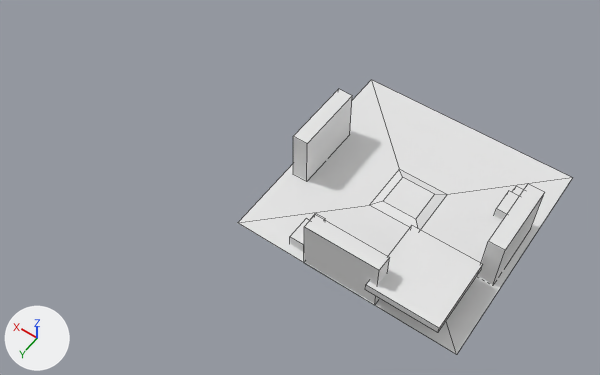
A saved change to the OBJ model assets/model/map.obj.
Camera for both pictures: a 50 mm lens placed at (-24.3, 56.1, 78.8), pointed at (11.5, 6.1, 0.1). Every picture has the same lights, and +X, +Y and +Z are marked at lower left. Mesh edges are drawn as thin lines. Where no turn or scale is listed for an object, it has been applied to the vertices.

Script lines for the objects in view, before the commit:
```python
me_cube_001 = bpy.data.meshes.new('Cube.001')
me_cube_001.from_pydata(...)  # a box spanning x -12.07..-3.28, y 5.54..14.93, z 2.83..3.8
me_cube_004 = bpy.data.meshes.new('Cube.004')
me_cube_004.from_pydata(...)  # a box spanning x 11.47..13.47, y -4.7..4.7, z -0.18..6.82
me_plane = bpy.data.meshes.new('Plane')
me_plane.from_pydata(...)  # 12 vertices, 9 faces; spans x -14.4..14.4, y -14.4..14.4, z 0.0..0.4
# before: 1 (14.4, -14.4, 0.0) at pixel (371, 79), 3 (14.4, 14.4, 0.0) at pixel (237, 222)
ob_cube_001 = bpy.data.objects.new('Cube.001', me_cube_001)
ob_cube_001.location = (0.0, 0.0, 0.0)
ob_cube_004 = bpy.data.objects.new('Cube.004', me_cube_004)
ob_cube_004.location = (0.0, 0.0, 0.0)
ob_plane = bpy.data.objects.new('Plane', me_plane)
ob_plane.location = (0.0, 0.0, 0.0)
# also in view: 'Cube.005' at (0.4, 13.3, 3.3); 'Cube' at (-12.6, 0.0, 3.3)
```
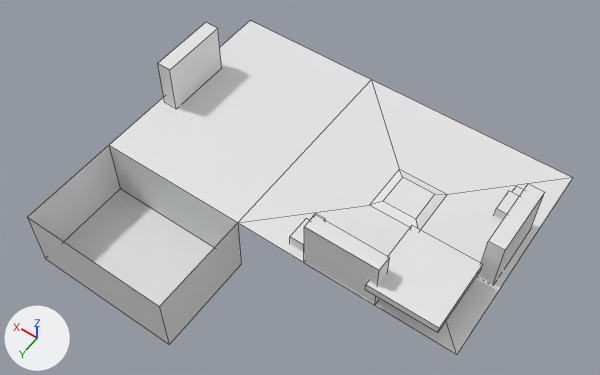
Changed parts and their boxes (x1, y1, x2, y2) in the pictures (600 x 375 px):
'Plane', reshaped (63% wider, 21% taller): before (238, 80, 572, 354); after (27, 21, 572, 354)
'Cube.004', mesh moved: before (293, 89, 352, 181); after (158, 23, 222, 108)
part 2 of me_plane, added: after (27, 21, 371, 344)

The change, as a diff of the scene's bpy script:
```diff
--- a/assets/model/map.obj.py
+++ b/assets/model/map.obj.py
@@ me_cube_004 @@
 me_cube_004.from_pydata(...)  # 8 vertices, 6 faces; spans x 11.47..13.47, y -4.7..4.7, z -0.18..6.82
 # used by ob_cube_004; location = (0.0, 0.0, 0.0)
+# me_cube_004 part 1: the whole mesh is moved by (20.75, 0.0, 0.0)
@@ me_plane @@
 me_plane.from_pydata(...)  # 12 vertices, 9 faces; spans x -14.4..14.4, y -14.4..14.4, z 0.0..0.4
 # used by ob_plane; location = (0.0, 0.0, 0.0)
 # verts and faces of me_plane; kept vertices keep their numbers, new ones are numbered from 12
+# me_plane part 2
+verts[12] = (14.4, 14.5, -8.8)  # pixel (241, 264)
+verts[13] = (14.4, 28.1, 0.0)  # pixel (159, 306)
+verts[14] = (14.4, 28.1, -8.8)  # pixel (169, 344)
+for new, old in zip([*range(15, 20)], [1, 3, 12, 13, 14]): verts[new] = verts[old] + (20.5, 0.0, 0.0)
+faces += [(1, 15, 16, 3), (3, 16, 17, 12), (3, 12, 14, 13), (13, 14, 19, 18), (16, 18, 19, 17), (12, 17, 19, 14)]
```
